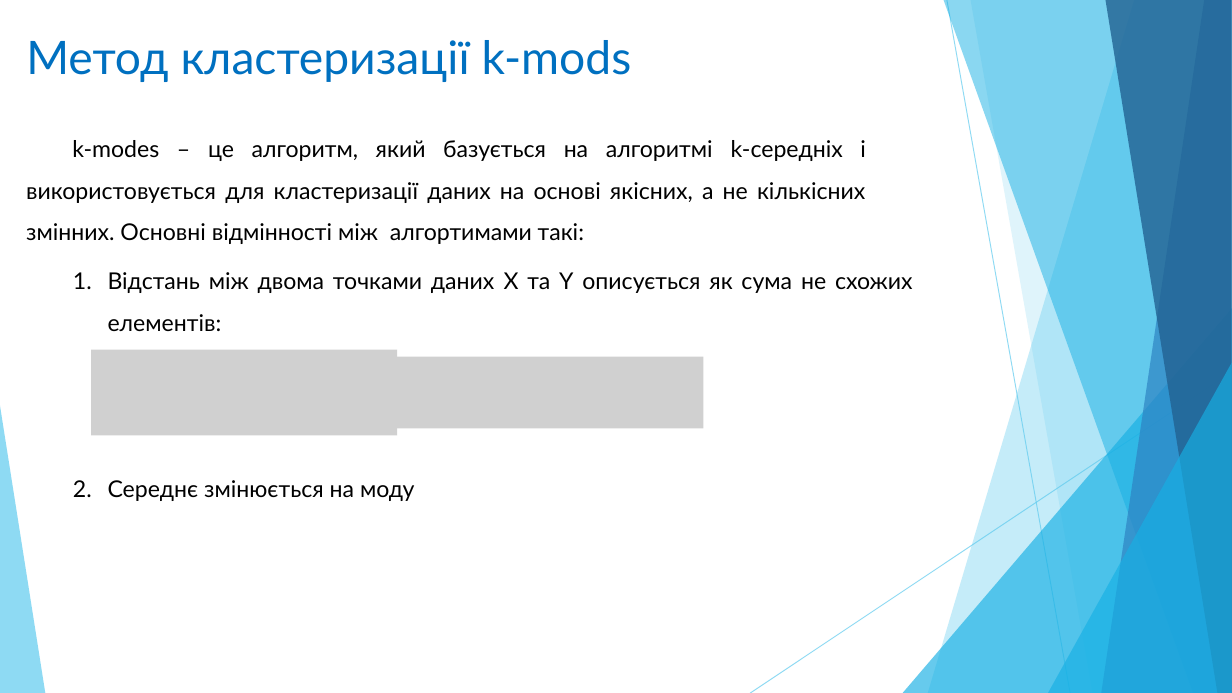
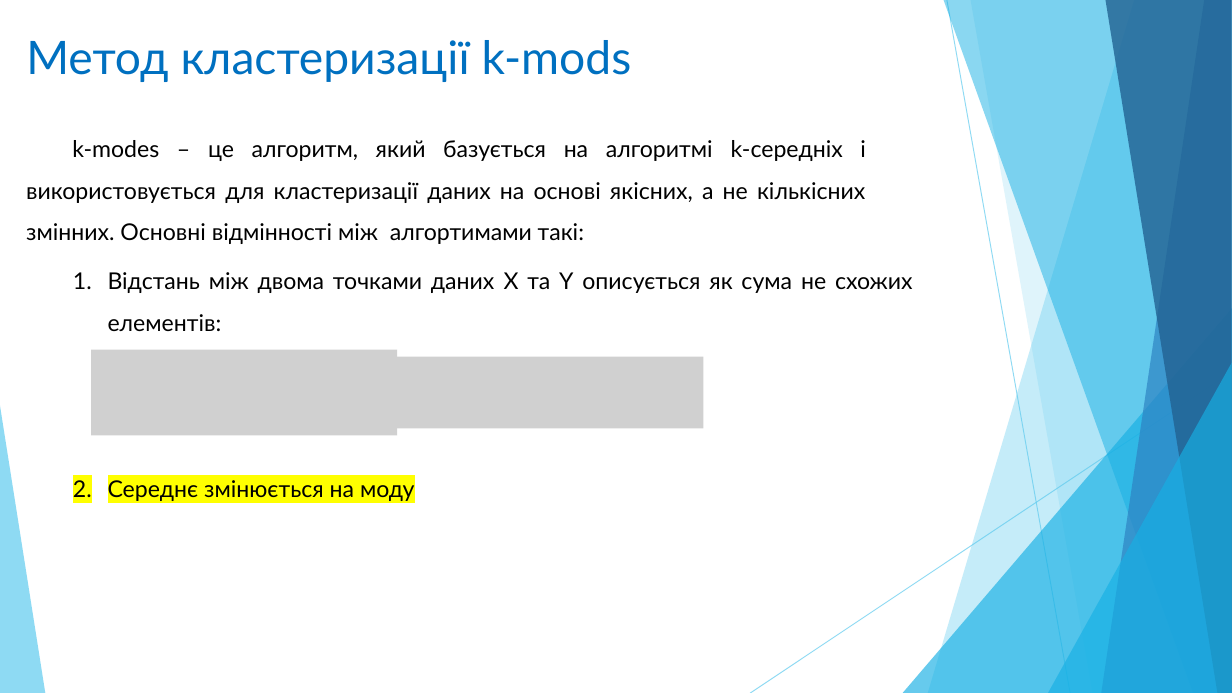
Before and after one commit to zelo2000/Xema, a slide deck: slide 10 of Documents/Зелінський_Олександр.pptx. Drawn at 1232x693 pixels with LibreOffice and Linux fonts; fonts in the diff are those of the drawing; grey boxes stand for pictures. Boxes give left, top, right and bottom in pixels: in the first picture for what was removed or moved away, otherwise in the second. Text is boxed around its words. In the diff, an @@ line names an element or a change of style, - is before the commit and + after.

```diff
--- a/Documents/Зелінський_Олександр.pptx
+++ b/Documents/Зелінський_Олександр.pptx
@@ text at (x1=108, y1=480, x2=415, y2=501): highlight none to #FFFF00 in "Середнє змінюється на моду" @@
```
Also in this commit, not shown: 3 other files.
